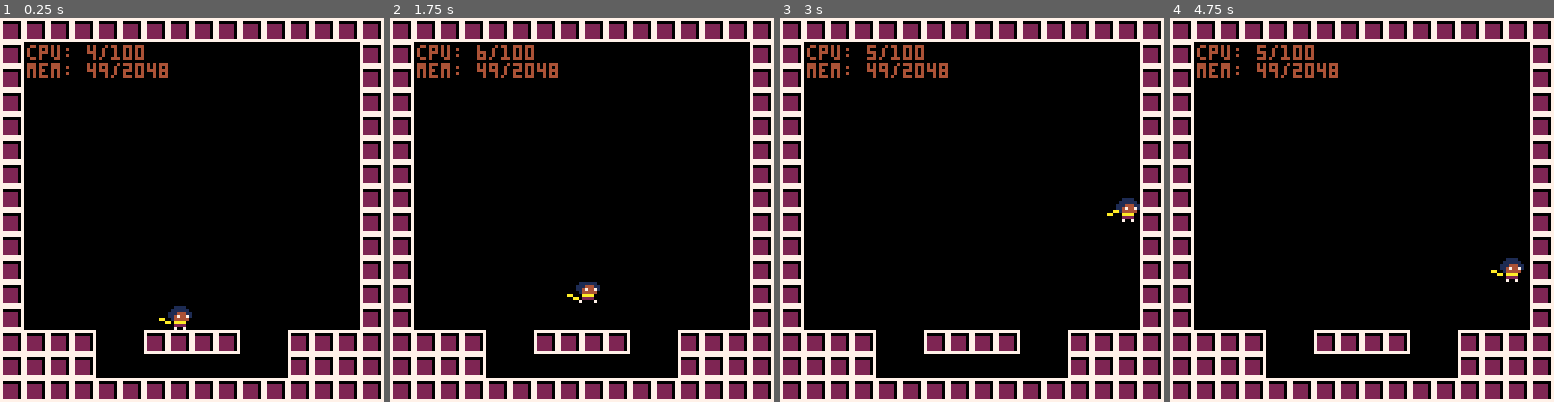
Above: before the commit, frames 1-4 (left to right).
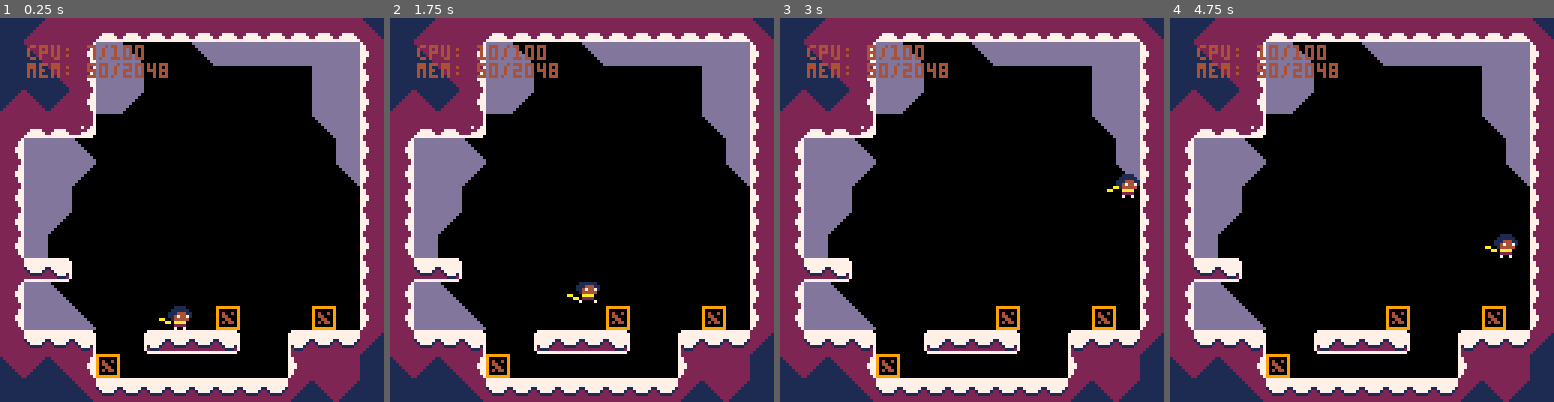
Above: after the commit, the same moments.

Repository: ExOK/Celeste2
Game: PICO-8 cartridge celeste2.p8
Same seed, same stepped clock (60 frames per second), same inputs: the game is played once before the commit and once after it.
Inputs:
- Up to frame 1 (0.25 s): no input
- Up to frame 2 (1.75 s): tap X (X key) at 0.33, 1.07 s; tap O (Z key) at 0.7, 1.7 s; hold Right from 1.6 s (still down)
- Up to frame 3 (3 s): tap X (X key) at 1.85, 2.97 s; release Right at 2.1 s; tap O (Z key) at 2.1, 2.5, 2.9 s; hold Up 2.15-2.42 s; hold Right from 2.47 s (still down)
- Up to frame 4 (4.75 s): release Right at 3.03 s; hold Left 3.08-3.58 s; tap O (Z key) every 0.4 s from 3.3 to 4.5 s; hold Down 3.63-3.97 s; hold Right 4.02-4.68 s; tap X (X key) at 4.08 s; hold Up from 4.73 s (still down)

The runs differ from the first frame. In frame 1, 38% of the frame differs, in the area x 0-100%, y 0-100%; in frame 2, 39%; in frame 3, 39%; in frame 4, 39%.

Commit message:
art attempts

Diff:
--- a/celeste2.p8
+++ b/celeste2.p8
@@ -100,7 +100,7 @@
 #include player.lua
 
 crate = {}
-crate.tile = 16
+crate.tile = 19
 crate.base = object
 crate.geom = g_solid
 crate.init = function(self)
@@ -171,23 +171,39 @@
 
 
 
+…(16 lines of a section not shown)…
 __gff__
-0003000000000000000000000000000000000000000000000000000000000000000000000000000000000000000000000000000000000000000000000000000000000000000000000000000000000000000000000000000000000000000000000000000000000000000000000000000000000000000000000000000000000000
+0003000000000000000000000000000003030300000000000000000000000000030303000000010101010100000000000303030303030101010101000000000000000000000000000000000000000000000000000000000000000000000000000000000000000000000000000000000000000000000000000000000000000000
 0000000000000000000000000000000000000000000000000000000000000000000000000000000000000000000000000000000000000000000000000000000000000000000000000000000000000000000000000000000000000000000000000000000000000000000000000000000000000000000000000000000000000000
 __map__
-0101010101010101010101010101010100000000000000000000000000000000000000000000000000000000000000000000000000000000000000000000000000000000000000000000000000000000000000000000000000000000000000000000000000000000000000000000000000000000000000000000000000000000
-0100000000000000000000000000000100000000000000000000000000000000000000000000000000000000000000000000000000000000000000000000000000000000000000000000000000000000000000000000000000000000000000000000000000000000000000000000000000000000000000000000000000000000
-0100000000000000000000000300000100000000000000000000000000000000000000000000000000000000000000000000000000000000000000000000000000000000000000000000000000000000000000000000000000000000000000000000000000000000000000000000000000000000000000000000000000000000
-0100000300000300000000000000000100000000000000000000000000000000000000000000000000000000000000000000000000000000000000000000000000000000000000000000000000000000000000000000000000000000000000000000000000000000000000000000000000000000000000000000000000000000
-0100030000000300000003000000030100000000000000000000000000000000000000000000000000000000000000000000000000000000000000000000000000000000000000000000000000000000000000000000000000000000000000000000000000000000000000000000000000000000000000000000000000000000
-0100000000000000000000000000000100000000000000000000000000000000000000000000000000000000000000000000000000000000000000000000000000000000000000000000000000000000000000000000000000000000000000000000000000000000000000000000000000000000000000000000000000000000
-0100000000000300000000030000000100000000000000000000000000000000000000000000000000000000000000000000000000000000000000000000000000000000000000000000000000000000000000000000000000000000000000000000000000000000000000000000000000000000000000000000000000000000
-0100000000000000000000000000030100000000000000000000000000000000000000000000000000000000000000000000000000000000000000000000000000000000000000000000000000000000000000000000000000000000000000000000000000000000000000000000000000000000000000000000000000000000
-0100000000000000000000000000000100000000000000000000000000000000000000000000000000000000000000000000000000000000000000000000000000000000000000000000000000000000000000000000000000000000000000000000000000000000000000000000000000000000000000000000000000000000
-0100000000000000000000000000000100000000000000000000000000000000000000000000000000000000000000000000000000000000000000000000000000000000000000000000000000000000000000000000000000000000000000000000000000000000000000000000000000000000000000000000000000000000
-0100000000000002000000000000000100000000000000000000000000000000000000000000000000000000000000000000000000000000000000000000000000000000000000000000000000000000000000000000000000000000000000000000000000000000000000000000000000000000000000000000000000000000
-0100000000000003000000000000000100000000000000000000000000000000000000000000000000000000000000000000000000000000000000000000000000000000000000000000000000000000000000000000000000000000000000000000000000000000000000000000000000000000000000000000000000000000
-0100000000000000000000000000000100000000000000000000000000000000000000000000000000000000000000000000000000000000000000000000000000000000000000000000000000000000000000000000000000000000000000000000000000000000000000000000000000000000000000000000000000000000
-0101010100000101010100000101010100000000000000000000000000000000000000000000000000000000000000000000000000000000000000000000000000000000000000000000000000000000000000000000000000000000000000000000000000000000000000000000000000000000000000000000000000000000
-0101010100000000000000000101010100000000000000000000000000000000000000000000000000000000000000000000000000000000000000000000000000000000000000000000000000000000000000000000000000000000000000000000000000000000000000000000000000000000000000000000000000000000
-0101010101010101010101010101010100000000000000000000000000000000000000000000000000000000000000000000000000000000000000000000000000000000000000000000000000000000000000000000000000000000000000000000000000000000000000000000000000000000000000000000000000000000
+3837212131313131313131313131313600000000000000000000000000000000000000000000000000000000000000000000000000000000000000000000000000000000000000000000000000000000000000000000000000000000000000000000000000000000000000000000000000000000000000000000000000000000
+38272122283900002a2828282828282000000000000000000000000000000000000000000000000000000000000000000000000000000000000000000000000000000000000000000000000000000000000000000000000000000000000000000000000000000000000000000000000000000000000000000000000000000000
+3838272228280000000000000028282000000000000000000000000000000000000000000000000000000000000000000000000000000000000000000000000000000000000000000000000000000000000000000000000000000000000000000000000000000000000000000000000000000000000000000000000000000000
+3736372228290000000000000028282000000000000000000000000000000000000000000000000000000000000000000000000000000000000000000000000000000000000000000000000000000000000000000000000000000000000000000000000000000000000000000000000000000000000000000000000000000000
+213131320000000000000000002a282000000000000000000000000000000000000000000000000000000000000000000000000000000000000000000000000000000000000000000000000000000000000000000000000000000000000000000000000000000000000000000000000000000000000000000000000000000000
+2228283900000000000000000000282000000000000000000000000000000000000000000000000000000000000000000000000000000000000000000000000000000000000000000000000000000000000000000000000000000000000000000000000000000000000000000000000000000000000000000000000000000000
+22282829000000000000000000002a2000000000000000000000000000000000000000000000000000000000000000000000000000000000000000000000000000000000000000000000000000000000000000000000000000000000000000000000000000000000000000000000000000000000000000000000000000000000
+2228280000000000000000000000002000000000000000000000000000000000000000000000000000000000000000000000000000000000000000000000000000000000000000000000000000000000000000000000000000000000000000000000000000000000000000000000000000000000000000000000000000000000
+2228290000000000000000000000002000000000000000000000000000000000000000000000000000000000000000000000000000000000000000000000000000000000000000000000000000000000000000000000000000000000000000000000000000000000000000000000000000000000000000000000000000000000
+2228000000000000000000000000002000000000000000000000000000000000000000000000000000000000000000000000000000000000000000000000000000000000000000000000000000000000000000000000000000000000000000000000000000000000000000000000000000000000000000000000000000000000
+2134350000000002000000000000002000000000000000000000000000000000000000000000000000000000000000000000000000000000000000000000000000000000000000000000000000000000000000000000000000000000000000000000000000000000000000000000000000000000000000000000000000000000
+2228390000000000000000000000002000000000000000000000000000000000000000000000000000000000000000000000000000000000000000000000000000000000000000000000000000000000000000000000000000000000000000000000000000000000000000000000000000000000000000000000000000000000
+2228283900000000001300000013002000000000000000000000000000000000000000000000000000000000000000000000000000000000000000000000000000000000000000000000000000000000000000000000000000000000000000000000000000000000000000000000000000000000000000000000000000000000
+2111111200003334343500001011112600000000000000000000000000000000000000000000000000000000000000000000000000000000000000000000000000000000000000000000000000000000000000000000000000000000000000000000000000000000000000000000000000000000000000000000000000000000
+2726272213000000000000002021213800000000000000000000000000000000000000000000000000000000000000000000000000000000000000000000000000000000000000000000000000000000000000000000000000000000000000000000000000000000000000000000000000000000000000000000000000000000
+3838382711111111111111112627263800000000000000000000000000000000000000000000000000000000000000000000000000000000000000000000000000000000000000000000000000000000000000000000000000000000000000000000000000000000000000000000000000000000000000000000000000000000
--- a/player.lua
+++ b/player.lua
@@ -60,7 +60,7 @@
 
 player.draw = function(self)
 
-	local facing = self.right and 1 or -1
+	local facing = 1
 	for i=0,3 do
 		local tx = self.x + 4 -facing * 4 - facing * i * 1
 		local ty = self.y + 5 + sin(i * 0.25 + time() * 2)
Not shown, changed: 24 lines of the sprite sheet (__gfx__) section of celeste2.p8
